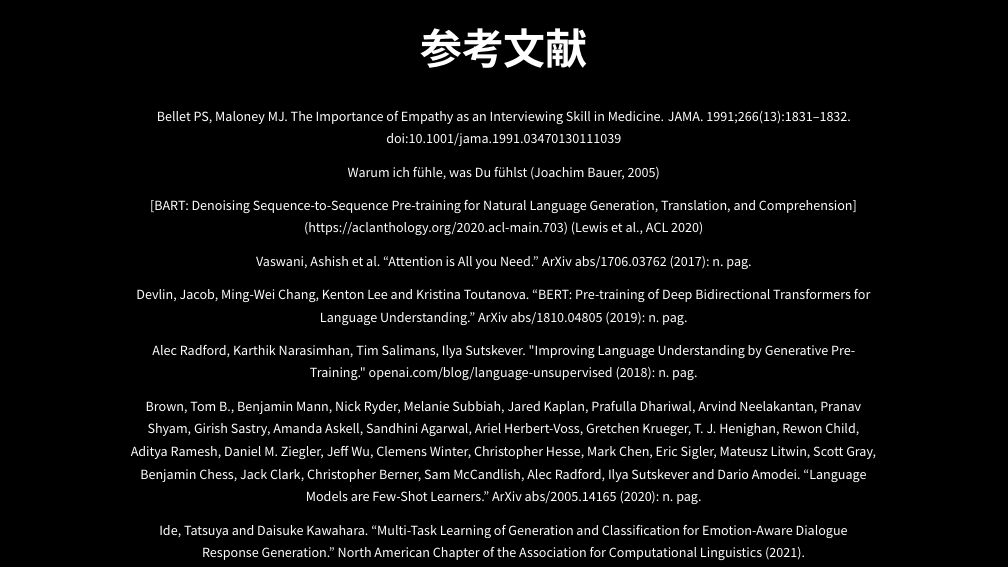
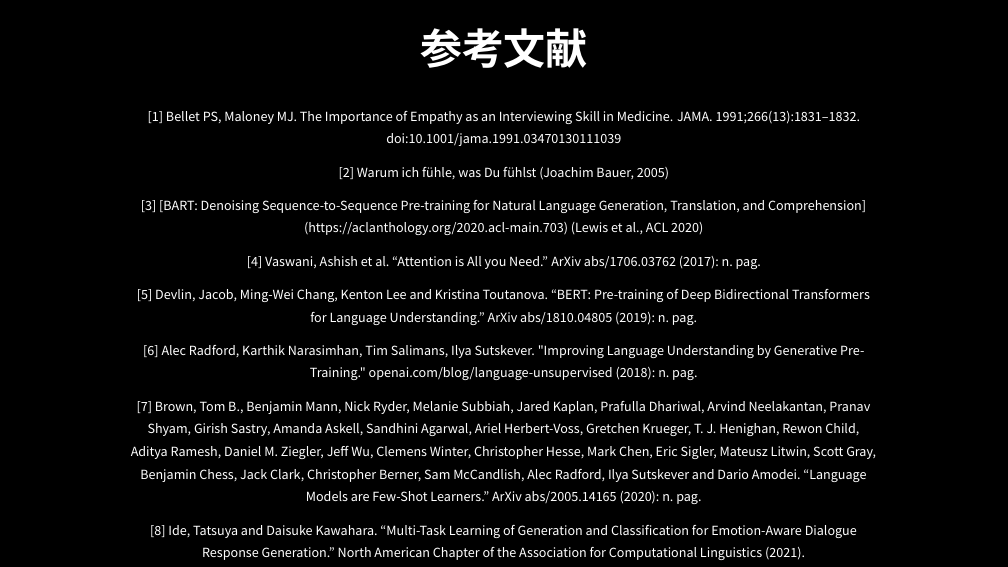
Before and after one commit to Sion1225/Study-Deeplearning-NLP, a slide deck: slide 9 of Presentation/感情認識に基づく対話システム.pptx. Drawn at 1008x567 pixels with LibreOffice and Linux fonts; fonts in the diff are those of the drawing; background and template pictures are left out. Boxes give left, top, right and bottom in pixels: in the first picture for what was removed or moved away, otherwise in the second. Text is boxed around its words. In the diff, an @@ line names an element or a change of style, - is before the commit and + after.

```diff
--- a/Presentation/感情認識に基づく対話システム.pptx
+++ b/Presentation/感情認識に基づく対話システム.pptx
@@ text at [131, 111, 876, 560]: text changed @@
-Bellet PS, Maloney MJ. The Importance of Empathy as an Interviewing Skill in Medicine. JAMA. 1991;266(13):1831–1832. doi:10.1001/jama.1991.03470130111039
-Warum ich fühle, was Du fühlst (Joachim Bauer, 2005)
-[BART: Denoising Sequence-to-Sequence Pre-training for Natural Language Generation, Translation, and Comprehension](https://aclanthology.org/2020.acl-main.703) (Lewis et al., ACL 2020)
-Vaswani, Ashish et al. “Attention is All you Need.” ArXiv abs/1706.03762 (2017): n. pag.
-Devlin, Jacob, Ming-Wei Chang, Kenton Lee and Kristina Toutanova. “BERT: Pre-training of Deep Bidirectional Transformers for Language Understanding.” ArXiv abs/1810.04805 (2019): n. pag.
-Alec Radford, Karthik Narasimhan, Tim Salimans, Ilya Sutskever. "Improving Language Understanding by Generative Pre-Training." openai.com/blog/language-unsupervised (2018): n. pag.
-Brown, Tom B., Benjamin Mann, Nick Ryder, Melanie Subbiah, Jared Kaplan, Prafulla Dhariwal, Arvind Neelakantan, Pranav Shyam, Girish Sastry, Amanda Askell, Sandhini Agarwal, Ariel Herbert-Voss, Gretchen Krueger, T. J. Henighan, Rewon Child, Aditya Ramesh, Daniel M. Ziegler, Jeff Wu, Clemens Winter, Christopher Hesse, Mark Chen, Eric Sigler, Mateusz Litwin, Scott Gray, Benjamin Chess, Jack Clark, Christopher Berner, Sam McCandlish, Alec Radford, Ilya Sutskever and Dario Amodei. “Language Models are Few-Shot Learners.” ArXiv abs/2005.14165 (2020): n. pag.
-Ide, Tatsuya and Daisuke Kawahara. “Multi-Task Learning of Generation and Classification for Emotion-Aware Dialogue Response Generation.” North American Chapter of the Association for Computational Linguistics (2021).
+[1] Bellet PS, Maloney MJ. The Importance of Empathy as an Interviewing Skill in Medicine. JAMA. 1991;266(13):1831–1832. doi:10.1001/jama.1991.03470130111039
+[2] Warum ich fühle, was Du fühlst (Joachim Bauer, 2005)
+[3] [BART: Denoising Sequence-to-Sequence Pre-training for Natural Language Generation, Translation, and Comprehension](https://aclanthology.org/2020.acl-main.703) (Lewis et al., ACL 2020)
+[4] Vaswani, Ashish et al. “Attention is All you Need.” ArXiv abs/1706.03762 (2017): n. pag.
+[5] Devlin, Jacob, Ming-Wei Chang, Kenton Lee and Kristina Toutanova. “BERT: Pre-training of Deep Bidirectional Transformers for Language Understanding.” ArXiv abs/1810.04805 (2019): n. pag.
+[6] Alec Radford, Karthik Narasimhan, Tim Salimans, Ilya Sutskever. "Improving Language Understanding by Generative Pre-Training." openai.com/blog/language-unsupervised (2018): n. pag.
+[7] Brown, Tom B., Benjamin Mann, Nick Ryder, Melanie Subbiah, Jared Kaplan, Prafulla Dhariwal, Arvind Neelakantan, Pranav Shyam, Girish Sastry, Amanda Askell, Sandhini Agarwal, Ariel Herbert-Voss, Gretchen Krueger, T. J. Henighan, Rewon Child, Aditya Ramesh, Daniel M. Ziegler, Jeff Wu, Clemens Winter, Christopher Hesse, Mark Chen, Eric Sigler, Mateusz Litwin, Scott Gray, Benjamin Chess, Jack Clark, Christopher Berner, Sam McCandlish, Alec Radford, Ilya Sutskever and Dario Amodei. “Language Models are Few-Shot Learners.” ArXiv abs/2005.14165 (2020): n. pag.
+[8] Ide, Tatsuya and Daisuke Kawahara. “Multi-Task Learning of Generation and Classification for Emotion-Aware Dialogue Response Generation.” North American Chapter of the Association for Computational Linguistics (2021).
```
Also in this commit, not shown: 6 other slides changed, 1 slide added, 1 slide removed.
